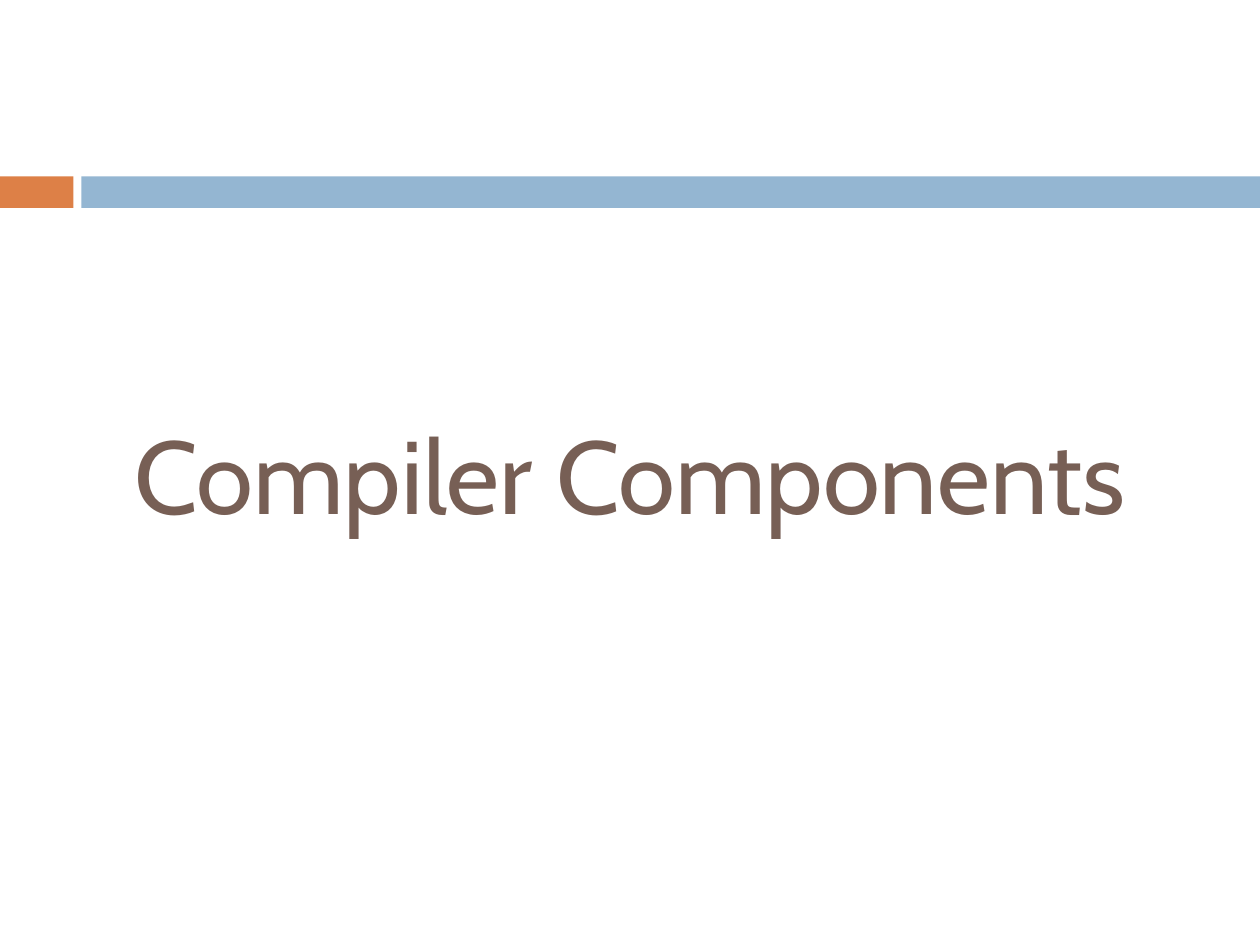
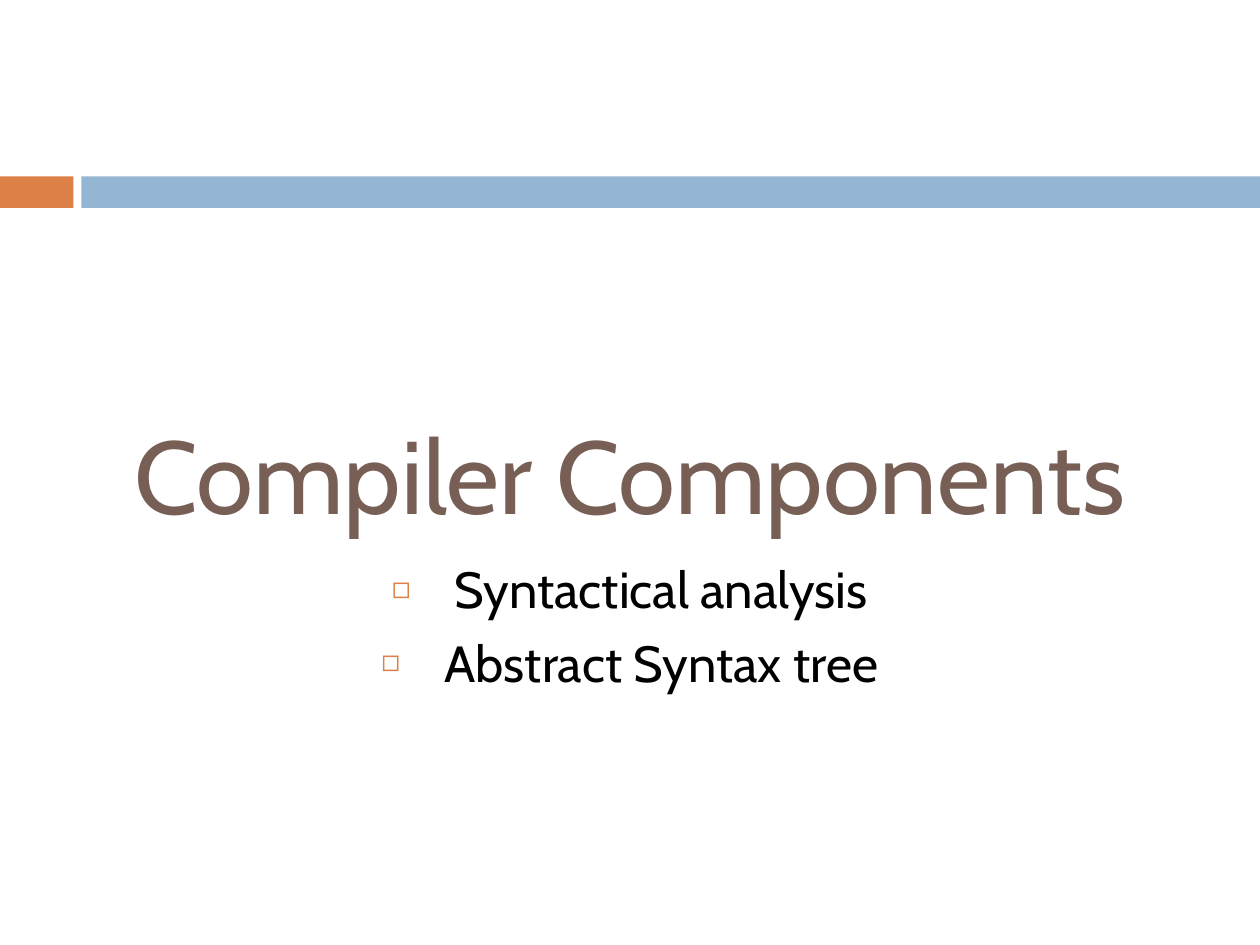
Before and after one commit to henrikklarup/sw402a, a slide deck: slide 12 of Project/præsentation/lasse.pptx. Drawn at 1260x945 pixels with LibreOffice and Linux fonts; fonts in the diff are those of the drawing. Boxes give left, top, right and bottom in pixels: in the first picture for what was removed or moved away, otherwise in the second. Text is boxed around its words. In the diff, an @@ line names an element or a change of style, - is before the commit and + after.

```diff
--- a/Project/præsentation/lasse.pptx
+++ b/Project/præsentation/lasse.pptx
@@ text added at [444,570,878,693], 29 pt, text #000000 @@
+◻ Syntactical analysis
+◻ Abstract Syntax tree
```
Also in this commit, not shown: 4 other slides changed, 2 slides added.
